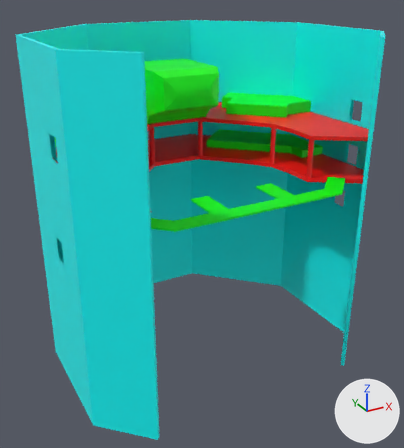
Two versions of the FBX model Maya Project Files/Env/Exports/Facility/sm_facility.fbx, one commit apart.
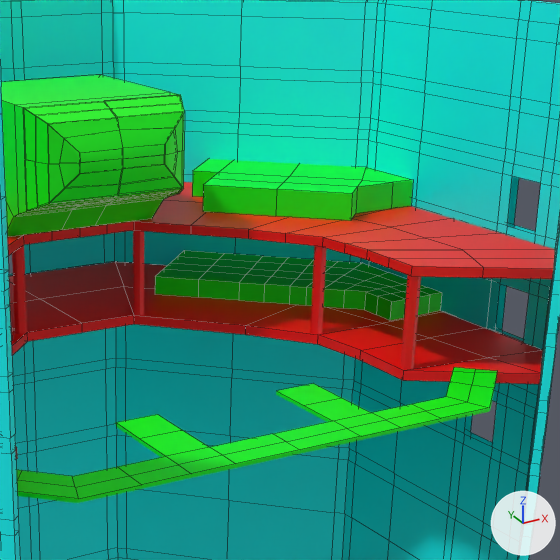
Old and new are each drawn whole from a 50 mm lens placed at (-30.4, -54.5, 44.3), pointed at (0.1, 1.1, 16.5) and again close up on the part from 36% to 92% of the width and 6% to 57% of the height. Every picture has the same lights, and +X, +Y and +Z are marked at lower right. The close-ups show mesh edges as thin lines. Where no turn or scale is listed for an object, it has been applied to the vertices.

Names of what the first close-up shows: 'facility_floor_hole_geo', 'facility_floor_noHole_geo', 'facility_glass_observatory_geo', 'facility_observatory_geo', 'facility_pillar_01_geo', 'facility_pillar_02_geo', 'facility_pillar_03_geo', 'facility_platform_01_geo', 'facility_platform_04_geo', 'facility_walkway_mesh_geo', 'facility_wall_geo', 'polySurface1'.
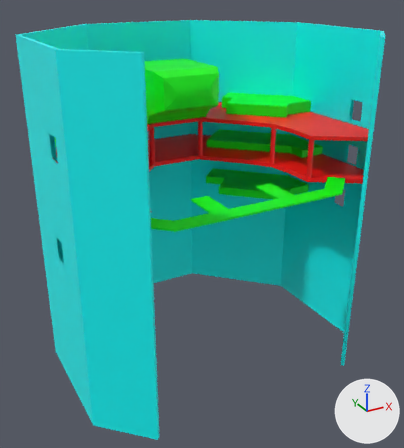
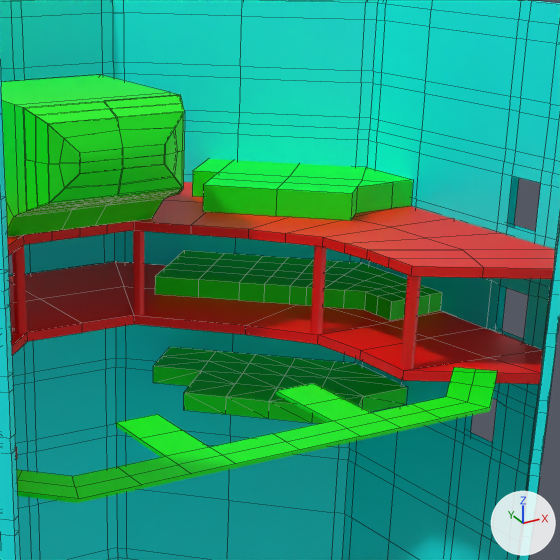
Where the newer file only moved an object's origin or applied its transform, the numbers keep the older frame.

Pixel boxes [x1, y1, x2, y2] of what changed, in the close-ups (560 x 560 px):
'facility_platform_05_geo', added (green)
    after: [153, 347, 407, 424]

The change in detail:
Mesh me_mesh_014 is new.
It has 40 vertices, 58 faces and spans x 6.37..17.78, y 1.0..15.27, z 17.1..18.12.
It uses material mat_misc (green #00ff00).
Object 'facility_platform_05_geo' (ob_facility_platform_05_geo) is new; it shows me_mesh_014.
Its location is (0.0, 0.0, 0.0).
